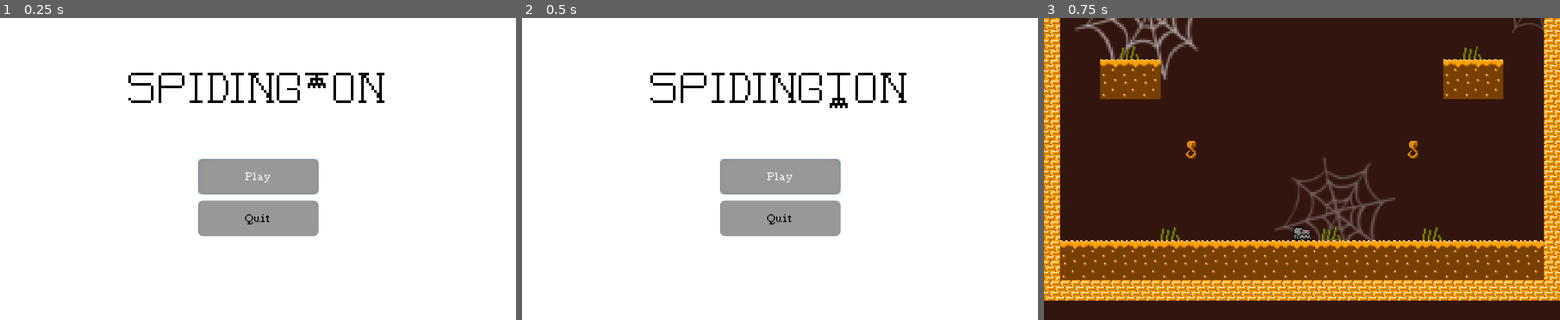
Above: before the commit, frames 1-3 (left to right).
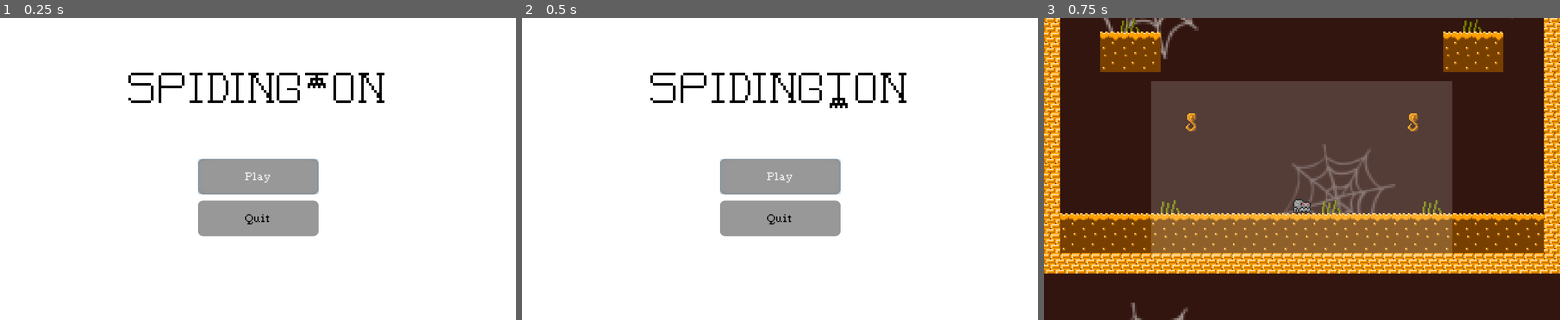
Above: after the commit, the same moments.

Repository: Tusentio/Spidington
Game: Godot game, scene res://Scenes/Menu/Menu.tscn
The game is run twice, just before and just after one commit, with the same random seed, the same clock (stepped at 60 frames per second) and the same inputs.
Inputs:
- Up to frame 1 (0.25 s): no input
- Up to frame 2 (0.5 s): no input
- Up to frame 3 (0.75 s): click "Play" at 0.5 s

Frames 1-2 are identical in both runs. In frame 3, 61% of the frame differs, in the area x 0-100%, y 0-100%.

Commit message:
Scene fading

Diff:
--- /dev/null
+++ b/Autoload/SceneChanger/SceneChanger.gd
@@ -0,0 +1,26 @@
+extends CanvasLayer
+
+const MENU = "res://Scenes/Menu/Menu.tscn";
+const GAME = "res://Scenes/Game/Game.tscn";
+const CREDITS = "res://Scenes/Credits/Credits.tscn";
+
+var is_changing = false;
+
+func change_scene(scene):
+	if is_changing: return;
+
+	is_changing = true;
+	get_tree().get_root().set_disable_input(true);
+
+	# Fade to black
+	$AnimationPlayer.play("Fade");
+	yield($AnimationPlayer, "animation_finished");
+
+	# Change scene
+	get_tree().change_scene(scene);
+
+	# Fade from black
+	$AnimationPlayer.play_backwards("Fade");
+
+	is_changing = false;
+	get_tree().get_root().set_disable_input(false);
--- /dev/null
+++ b/Autoload/SceneChanger/SceneChanger.tscn
@@ -0,0 +1,48 @@
+[gd_scene load_steps=3 format=2]
+
+[ext_resource path="res://Autoload/SceneChanger/SceneChanger.gd" type="Script" id=1]
+
+[sub_resource type="Animation" id=1]
+resource_name = "Fade"
+length = 0.1
+step = 0.05
+tracks/0/type = "value"
+tracks/0/path = NodePath("Overlay:color")
+tracks/0/interp = 1
+tracks/0/loop_wrap = true
+tracks/0/imported = false
+tracks/0/enabled = true
+tracks/0/keys = {
+"times": PoolRealArray( 0, 0.1 ),
+"transitions": PoolRealArray( 1, 1 ),
+"update": 0,
+"values": [ Color( 1, 1, 1, 0 ), Color( 1, 1, 1, 1 ) ]
+}
+tracks/1/type = "value"
+tracks/1/path = NodePath("Overlay:rect_scale")
+tracks/1/interp = 1
+tracks/1/loop_wrap = true
+tracks/1/imported = false
+tracks/1/enabled = true
+tracks/1/keys = {
+"times": PoolRealArray( 0, 0.1 ),
+"transitions": PoolRealArray( 1, 1 ),
+"update": 0,
+"values": [ Vector2( 0.5, 0.5 ), Vector2( 1, 1 ) ]
+}
+
+[node name="SceneChanger" type="CanvasLayer"]
+script = ExtResource( 1 )
+
+[node name="AnimationPlayer" type="AnimationPlayer" parent="."]
+anims/Fade = SubResource( 1 )
+
+[node name="Overlay" type="ColorRect" parent="."]
+anchor_right = 1.0
+anchor_bottom = 1.0
+rect_pivot_offset = Vector2( 512, 300 )
+mouse_filter = 2
+color = Color( 1, 1, 1, 0 )
+__meta__ = {
+"_edit_use_anchors_": false
+}
--- a/Scenes/EndingArea/EndingArea.gd
+++ b/Scenes/EndingArea/EndingArea.gd
@@ -7,4 +7,4 @@
 	# Reset save
 	PlayerData.new().save()
 
-	get_tree().change_scene("res://Scenes/Credits/Credits.tscn")
+	SceneChanger.change_scene(SceneChanger.CREDITS);
--- a/Scenes/Game/Game.gd
+++ b/Scenes/Game/Game.gd
@@ -2,4 +2,4 @@
 
 func _input(event):
 	if Input.is_action_just_pressed("pause_menu"):
-		get_tree().change_scene("res://Scenes/Menu/Menu.tscn")
+		SceneChanger.change_scene(SceneChanger.MENU);
--- a/Scenes/Menu/PlayButton.gd
+++ b/Scenes/Menu/PlayButton.gd
@@ -2,7 +2,7 @@
 
 
 func _on_PlayButton_pressed():
-	get_tree().change_scene("res://Scenes/Game/Game.tscn")
+	SceneChanger.change_scene(SceneChanger.GAME);
 
 func _ready():
 	if PlayerData.read().saved:
--- a/Scenes/Menu/RestartButton.gd
+++ b/Scenes/Menu/RestartButton.gd
@@ -2,7 +2,7 @@
 
 func _on_RestartButton_pressed():
 	PlayerData.new().save()
-	get_tree().change_scene("res://Scenes/Game/Game.tscn")
+	SceneChanger.change_scene(SceneChanger.GAME);
 
 func _ready():
 	if not PlayerData.read().saved:
--- a/project.godot
+++ b/project.godot
@@ -32,6 +32,10 @@
 boot_splash/fullsize=false
 boot_splash/use_filter=false
 boot_splash/bg_color=Color( 1, 1, 1, 1 )
+
+[autoload]
+
+SceneChanger="*res://Autoload/SceneChanger/SceneChanger.tscn"
 
 [display]
 
